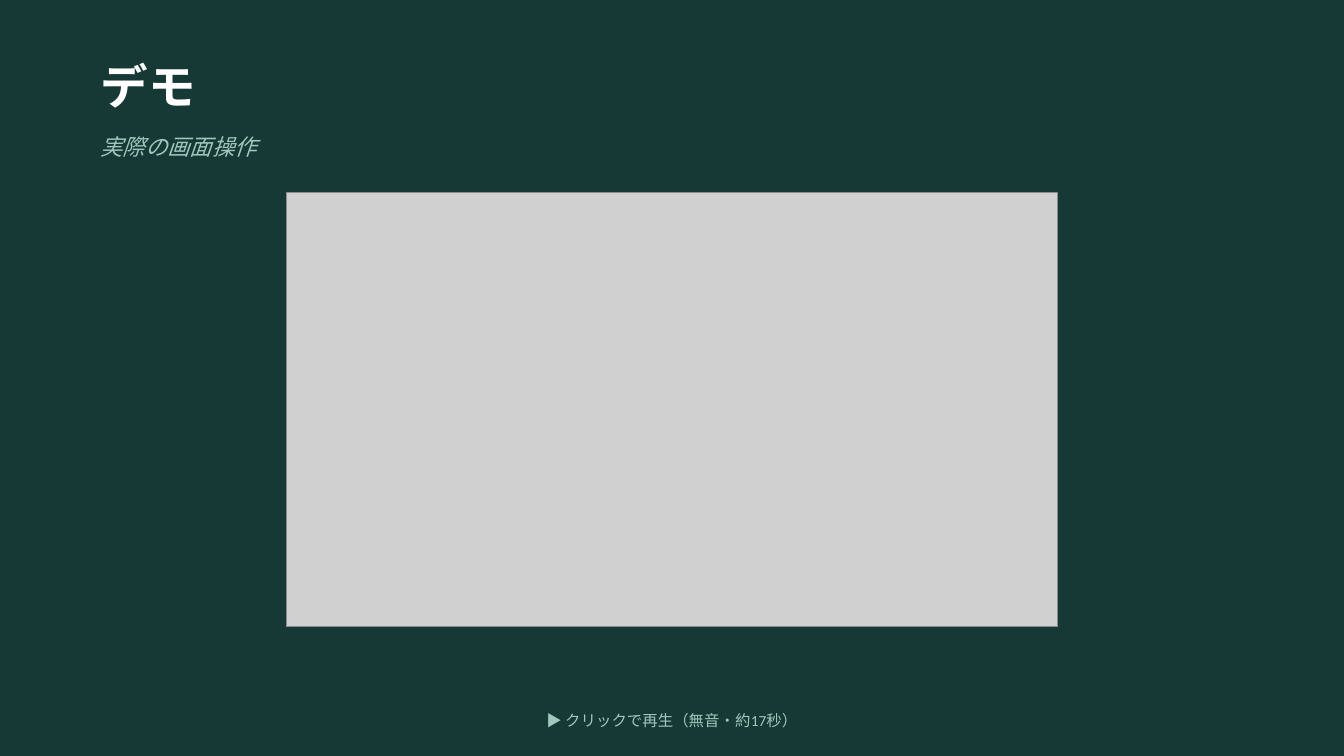
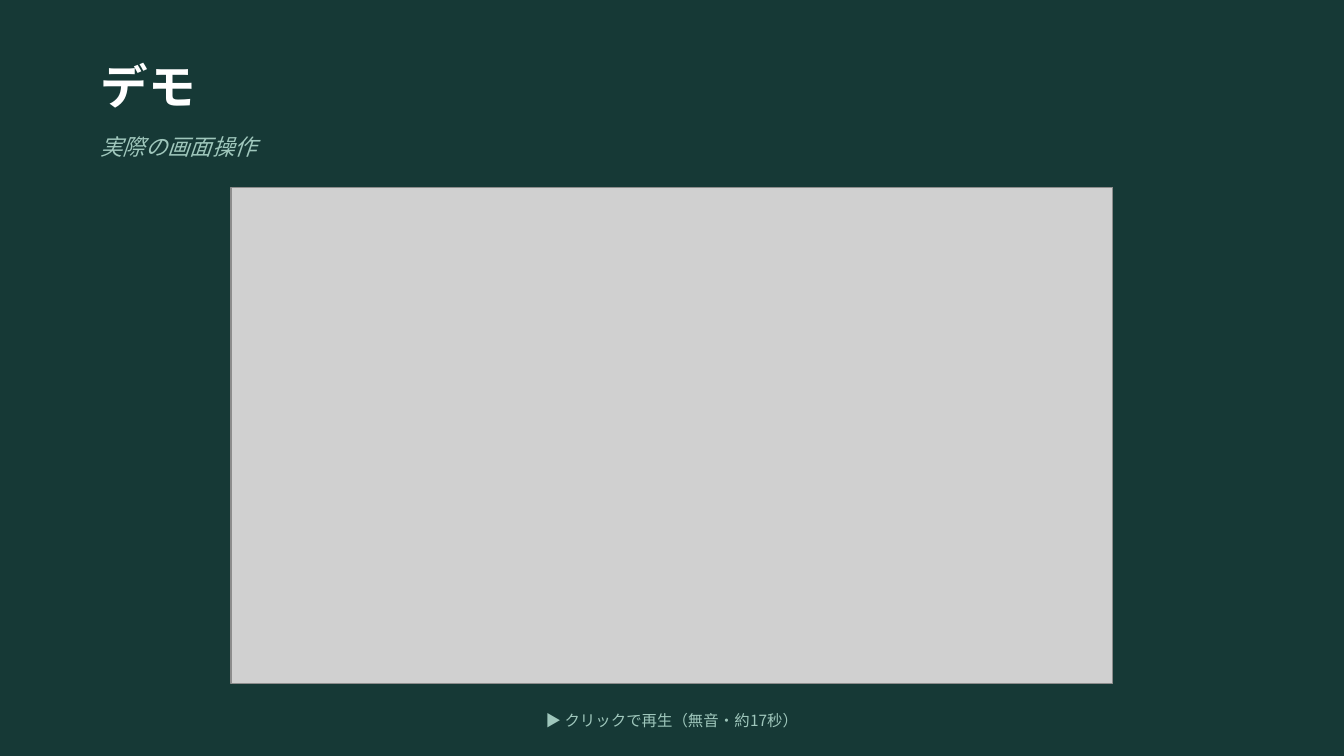
Before and after one commit to gurii-gabreh/Kizashi, a slide deck: slide 6 of kizashi-app/submission/presentation.pptx. Drawn at 1344x756 pixels with LibreOffice and Linux fonts; fonts in the diff are those of the drawing; grey boxes stand for pictures. Boxes give left, top, right and bottom in pixels: in the first picture for what was removed or moved away, otherwise in the second. Text is boxed around its words. In the diff, an @@ line names an element or a change of style, - is before the commit and + after.

```diff
--- a/kizashi-app/submission/presentation.pptx
+++ b/kizashi-app/submission/presentation.pptx
@@ picture: place and size @@
-picture at <box>286,193,1059,627</box>
+picture at <box>231,188,1113,684</box>
@@ text "▶ クリックで再生（無音・約17秒）" at <box>565,713,798,728</box>: font Calibri to Noto Sans CJK JP @@
```
Also in this commit, not shown: 7 other slides changed.
